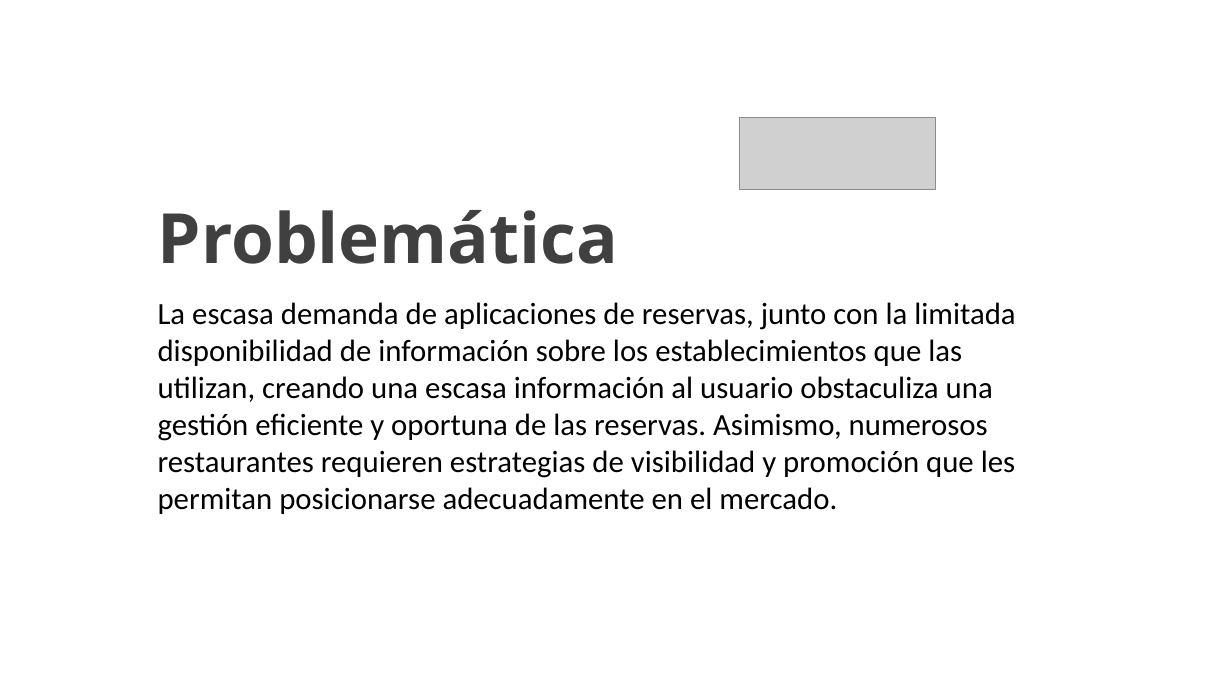
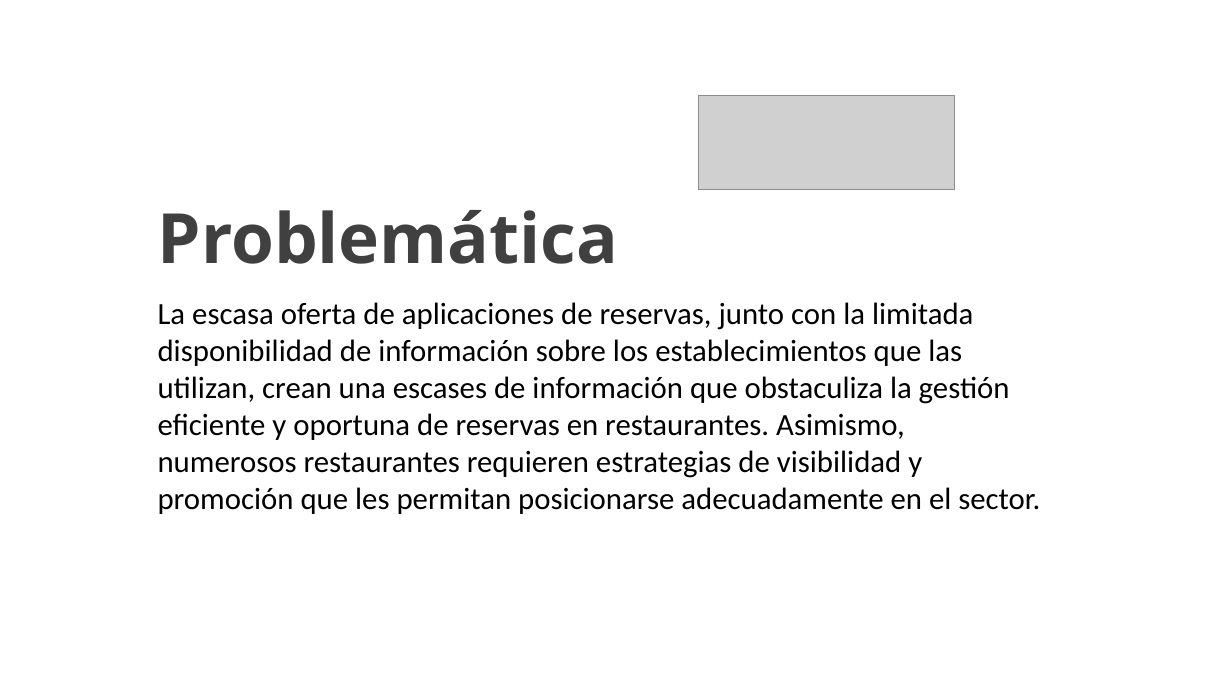
Before and after one commit to SebastianPacheco05/Reservify, a slide deck: slide 3 of docs/docs/files/GC-F-004FormatoPlantillaPresentacionPowerPointInteractiva.pptx (slide 4 before the commit). Drawn at 1232x693 pixels with LibreOffice and Linux fonts; fonts in the diff are those of the drawing; grey boxes stand for pictures; background and template pictures are left out. Boxes give left, top, right and bottom in pixels: in the first picture for what was removed or moved away, otherwise in the second. Text is boxed around its words. In the diff, an @@ line names an element or a change of style, - is before the commit and + after.

```diff
--- a/docs/docs/files/GC-F-004FormatoPlantillaPresentacionPowerPointInteractiva.pptx
+++ b/docs/docs/files/GC-F-004FormatoPlantillaPresentacionPowerPointInteractiva.pptx
@@ picture: place and size @@
-picture at box(740, 117, 936, 189)
+picture at box(699, 95, 954, 189)
@@ text at box(158, 302, 1040, 514): text changed @@
-La escasa demanda de aplicaciones de reservas, junto con la limitada disponibilidad de información sobre los establecimientos que las utilizan, creando una escasa información al usuario obstaculiza una gestión eficiente y oportuna de las reservas. Asimismo, numerosos restaurantes requieren estrategias de visibilidad y promoción que les permitan posicionarse adecuadamente en el mercado.
+La escasa oferta de aplicaciones de reservas, junto con la limitada disponibilidad de información sobre los establecimientos que las utilizan, crean una escases de información que obstaculiza la gestión eficiente y oportuna de reservas en restaurantes. Asimismo, numerosos restaurantes requieren estrategias de visibilidad y promoción que les permitan posicionarse adecuadamente en el sector.
```
Also in this commit, not shown: 14 other slides changed, 3 slides added, 8 slides removed, 1 other file.
